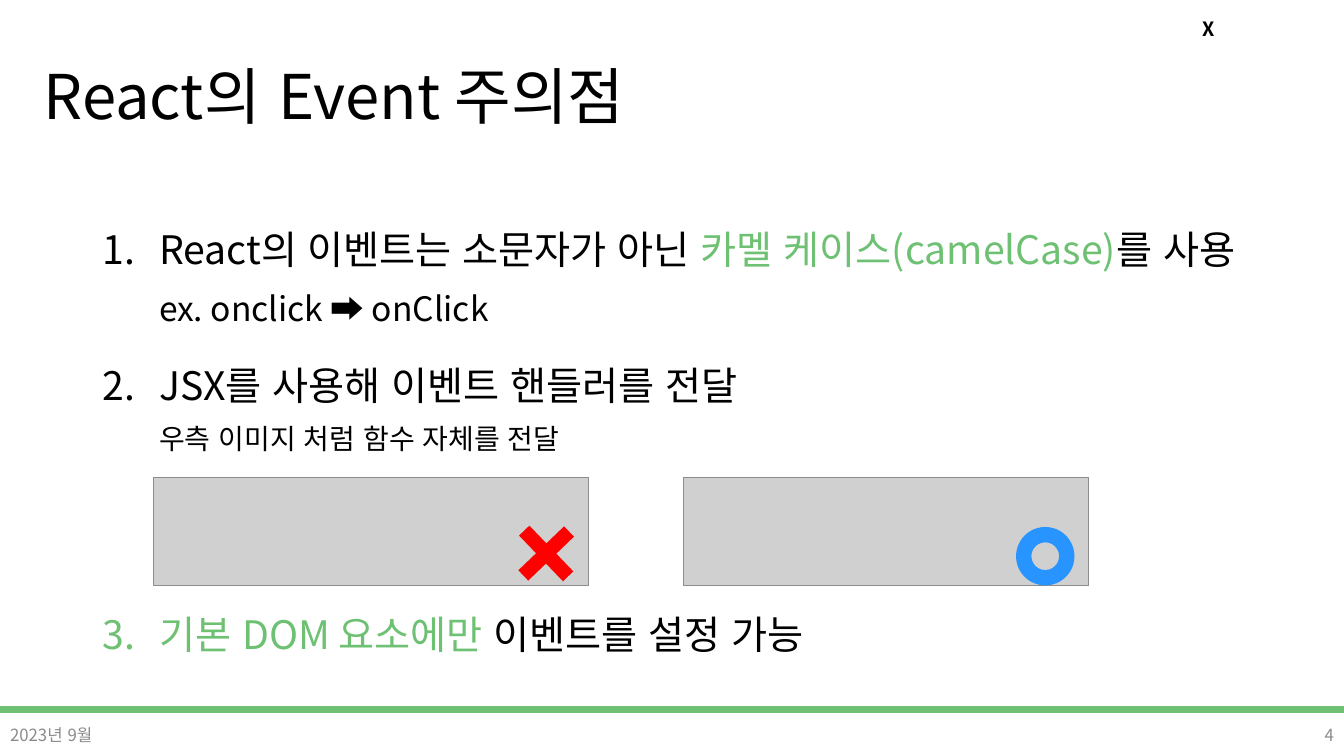
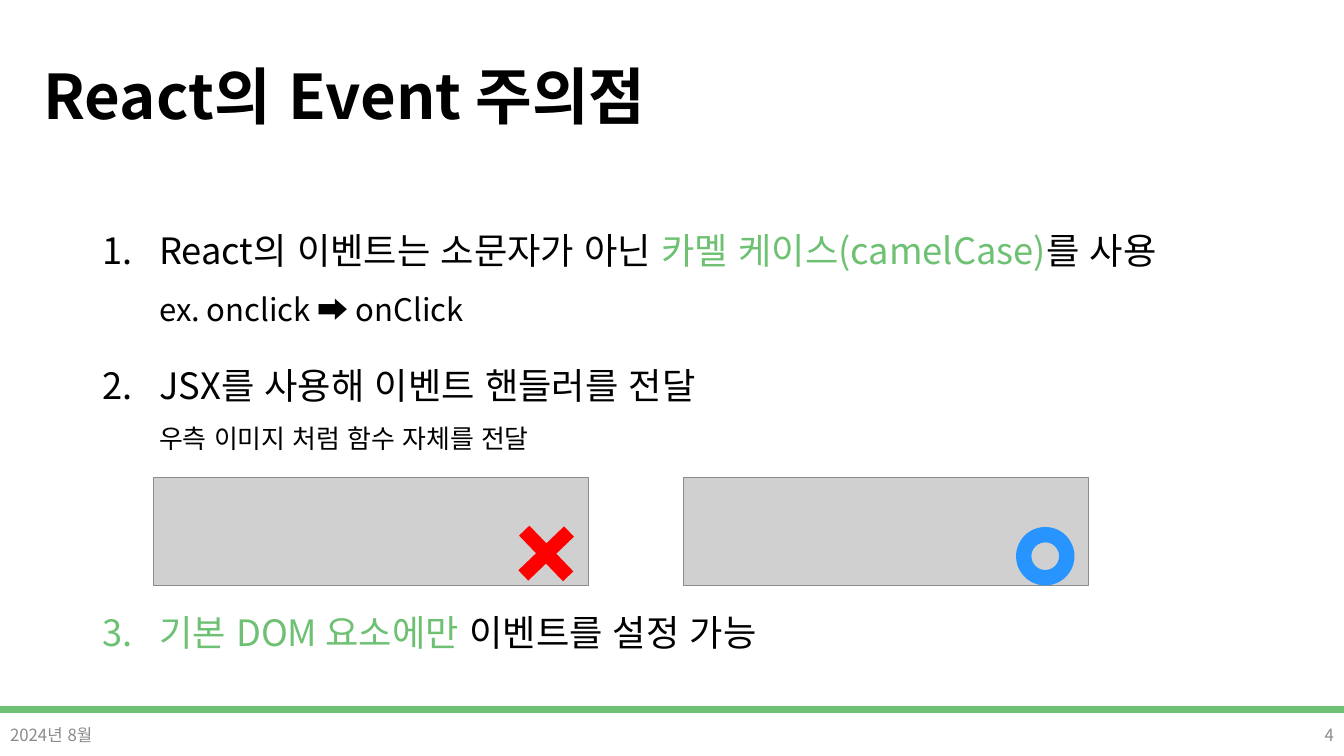
Before and after one commit to DevDamon0527/SeSAC_Yeongdeungpo_Campus_6th, a slide deck: slide 4 of material/[SeSAC_YDP_6] 25_React_Event_handling.pptx. Drawn at 1344x756 pixels with LibreOffice and Linux fonts; fonts in the diff are those of the drawing; grey boxes stand for pictures; background and template pictures are left out. Boxes give left, top, right and bottom in pixels: in the first picture for what was removed or moved away, otherwise in the second. Text is boxed around its words. In the diff, an @@ line names an element or a change of style, - is before the commit and + after.

```diff
--- a/material/[SeSAC_YDP_6] 25_React_Event_handling.pptx
+++ b/material/[SeSAC_YDP_6] 25_React_Event_handling.pptx
@@ title "React의 Event 주의점" at (44,67,646,125): bold on @@
@@ text removed at (1202,21,1214,36) @@
-X
@@ text "React의 이벤트는 소문자가 아닌 카멜 ..." at (159,234,1157,649): size 28 to 25.9 pt in "React의 이벤트는 소문자가 아닌 카멜 케이스(camelCase)를 사용", "JSX를 사용해 이벤트 핸들러를 전달", "기본 DOM 요소에만 이벤트를 설정 가능"; size 24 to 22.2 pt in "ex. onclick ➡ onClick"; size 20 to 18.5 pt in "우측 이미지 처럼 함수 자체를 전달"; line spacing 1.4 to 1.5 @@
@@ text at (10,727,93,742): text changed @@
-2023년 9월
+2024년 8월
```
Also in this commit, not shown: 10 other slides changed, 2 slides removed, 4 other files.
